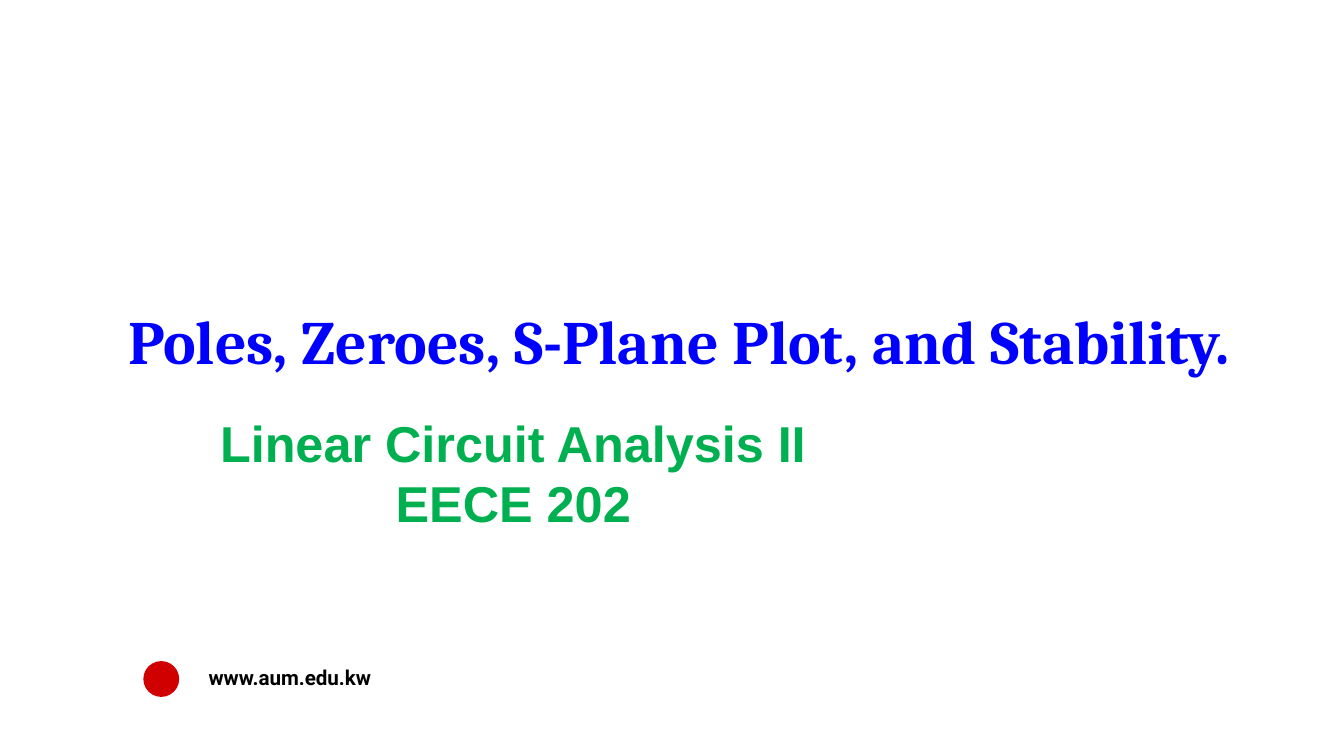
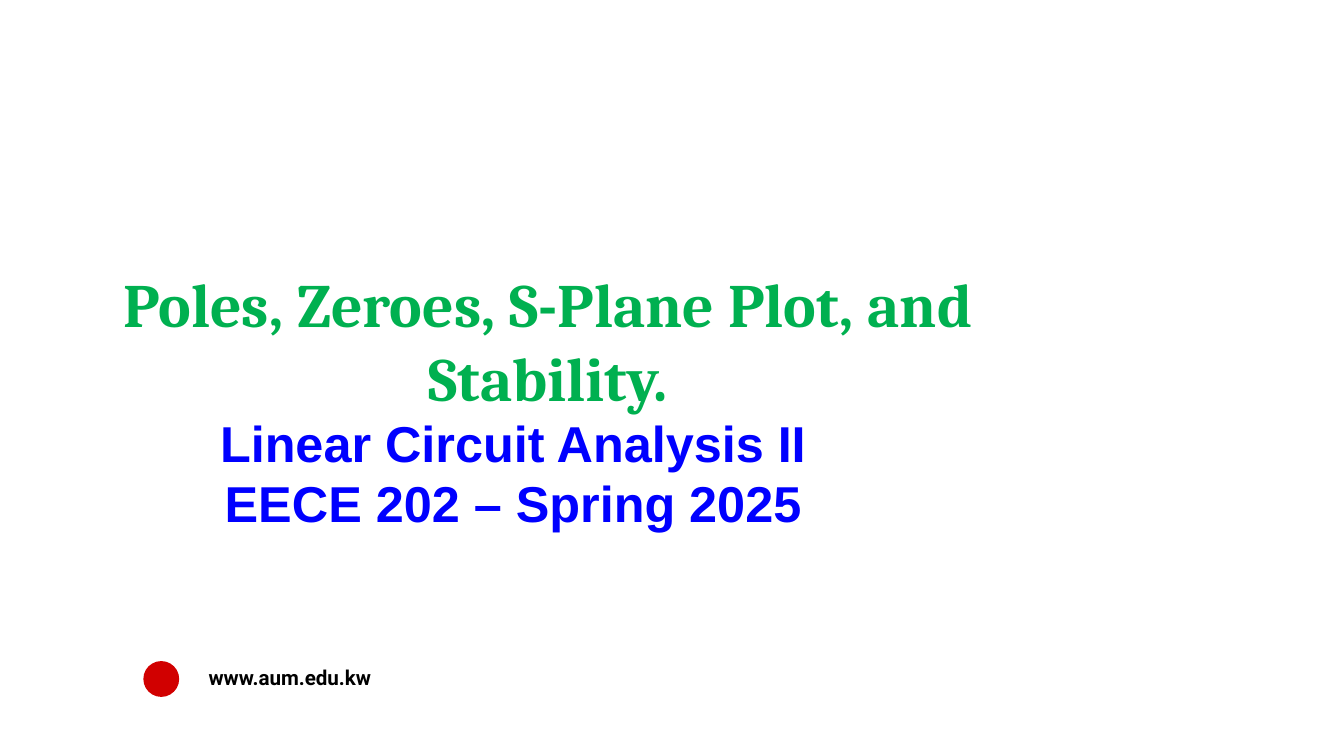
Before and after one commit to salmanrazzaq1993/AUM-WORK, a slide deck: slide 1 of PP WORK/Instructor Version/Week 9/Week 9 Lecture 2 - Poles and Zeros.pptx. Drawn at 1344x756 pixels with LibreOffice and Linux fonts; fonts in the diff are those of the drawing; background and template pictures are left out. Boxes give left, top, right and bottom in pixels: in the first picture for what was removed or moved away, otherwise in the second. Text is boxed around its words. In the diff, an @@ line names an element or a change of style, - is before the commit and + after.

```diff
--- a/PP WORK/Instructor Version/Week 9/Week 9 Lecture 2 - Poles and Zeros.pptx
+++ b/PP WORK/Instructor Version/Week 9/Week 9 Lecture 2 - Poles and Zeros.pptx
@@ text "Poles, Zeroes, S-Plane Plot, and ...": place and size @@
-text "Poles, Zeroes, S-Plane Plot, and ..." at (128, 321, 1229, 378)
+text "Poles, Zeroes, S-Plane Plot, and ..." at (124, 284, 973, 415)
@@ text "Poles, Zeroes, S-Plane Plot, and ..." at (124, 284, 973, 415): text colour #0000FF to #00B050 @@
@@ text at (220, 425, 806, 471): text colour #00B050 to #0000FF in "Linear Circuit Analysis II" @@
@@ text at (225, 485, 801, 532): text changed; text colour #00B050 to #0000FF @@
-EECE 202
+EECE 202 – Spring 2025
```
Also in this commit, not shown: 15 other slides changed, 5 slides added.
